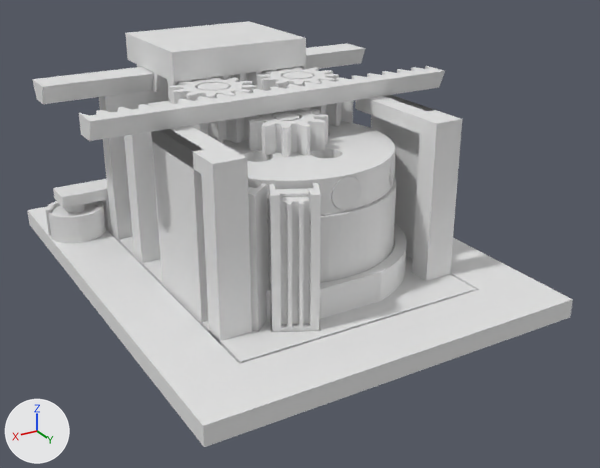
The Blender file 3-0/19.67_okantovka8_Z/okantovka8_Z.blend: old version first, new version second.
Before and after are seen from a 50 mm camera at (50.8, 103.3, 50.4) aimed at (-2.0, 15.2, 6.4). Arrows for +X, +Y and +Z are at lower left; the lights stay in place. The older version comes first.

In view in the first picture: 'base', 'beam', 'cart', 'frame', 'gm', 'motor', 'plat', 'posts', 'rack', 'rack_br', 'slider', 'плавающая шестерня 2' and 5 more.
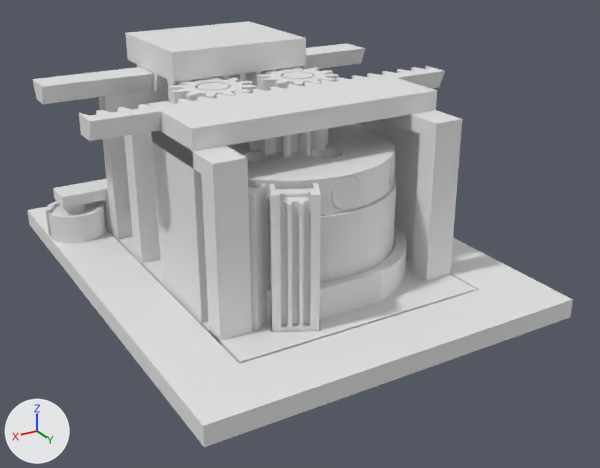
What changed in the scene script:
```text
Change me_base:
    used by ob_base; parent = ob_ось_качания; location = (0.0, 0.0, 0.0)
    remove me_base.from_pydata(...)  # 1236 vertices, 2492 faces; spans x -23.1..23.1, y -14.4..36.3, z 0.5..23.4
    add me_base.from_pydata(...)  # 1226 vertices, 2472 faces; spans x -23.1..23.1, y -14.4..36.3, z 0.5..23.4
    me_base part 1
    52 vertices are removed from x -16.7..16.7, y 2.3..25.9, z 2.5..23.4
    171 faces are deleted
    5 vertices in x -12.6..-9.5, y 3.1..6.3, z 2.5..6.5 move by (-0.1, 0.1, 0.0)
    5 vertices in x 9.5..12.6, y 3.1..6.3, z 2.5..6.5 move by (0.1, 0.1, 0.0)
    3 vertices in x -14.1..-11.7, y 5.1..8.8, z 6.5 move by (-0.1, 0.2, 0.0)
    23 vertices move from x -15.4..14.7, y 2.3..30.0, z 2.5..6.5 to x -15.2..14.1, y 2.3..30.0, z 1.9..6.5
    24 vertices are added at x -16.7..16.7, y 2.3..24.1, z 1.9..6.5
    5 new vertices lie (0.0, 0.0, -4.0) away from vertices in x -14.1..12.6, y 5.1..25.9, z 6.5
    7 new vertices lie (0.0, 0.0, 0.6) away from vertices in x -16.7..16.7, y 11.9..24.1, z 1.9
    6 new vertices lie (0.0, 0.0, 4.0) away from vertices in x -14.4..15.2, y 7.7..23.0, z 2.5
    151 new faces join them
Change me_rack:
    used by ob_rack; parent = ob_ось_качания; location = (0.0, 0.0, 0.0)
    remove me_rack.from_pydata(...)  # 168 vertices, 332 faces; spans x -25.0..25.0, y 11.6..15.7, z 23.4..25.9
    add me_rack.from_pydata(...)  # 218 vertices, 440 faces; spans x -25.0..25.0, y 11.6..24.0, z 1.9..25.9
    me_rack part 2
    123 faces are deleted
    37 vertices are added at x -16.7..16.7, y 12.0..24.0, z 1.9..25.9
    7 new vertices lie (2.2, 0.0, 0.0) away from vertices in x -16.7..14.5, y 12.0..24.0, z 1.9..23.4
    6 new vertices lie (0.0, 0.0, 21.5) away from vertices in x -16.7..16.7, y 12.0..24.0, z 1.9
    231 new faces join them
```

Boxes [x1, y1, x2, y2] around the edits, measured in the pictures (600 x 468 px; the box of a moved part takes in the faces that stretch with it):
'rack', reshaped (242% taller)
    before: [79, 66, 445, 141]
    after: [79, 66, 445, 325]
part 1 of me_base, moved or reshaped (mostly hidden afterwards)
    before: [128, 95, 475, 364]
    after: [128, 226, 475, 364]
part 2 of me_rack, built on
    before: [157, 75, 439, 131]
    after: [157, 75, 439, 325]
'slider', unchanged, covered by the edit
    before: [148, 72, 354, 144]
    after: [148, 72, 313, 107]
